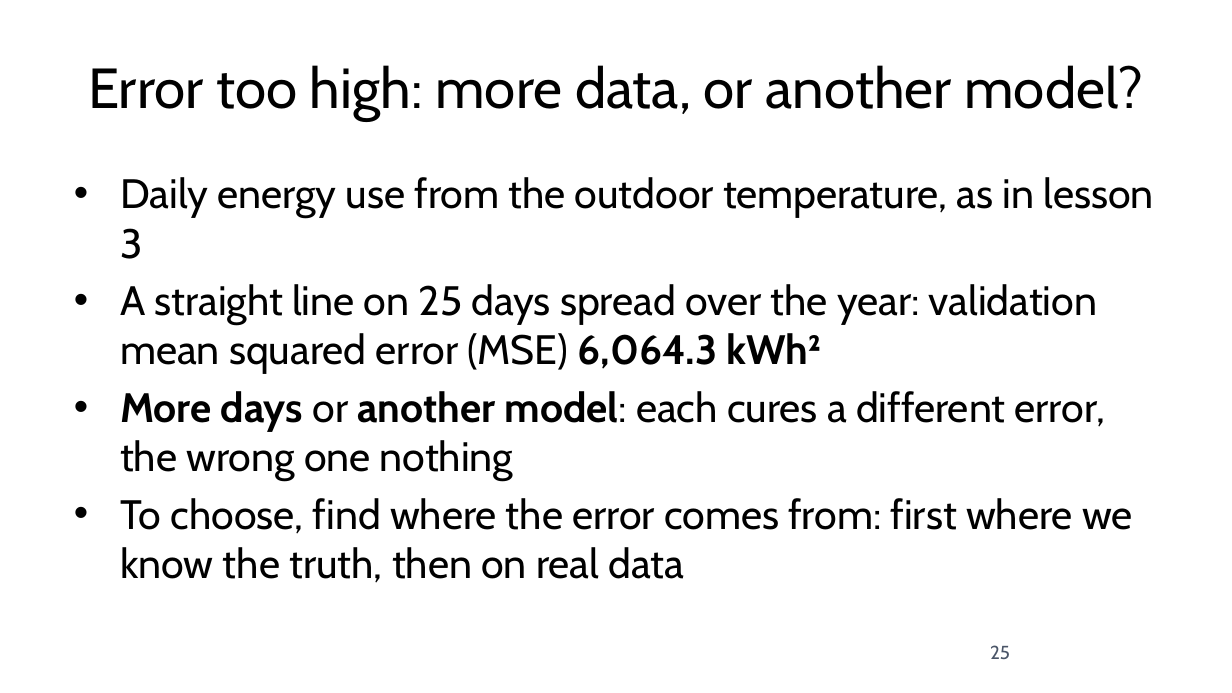
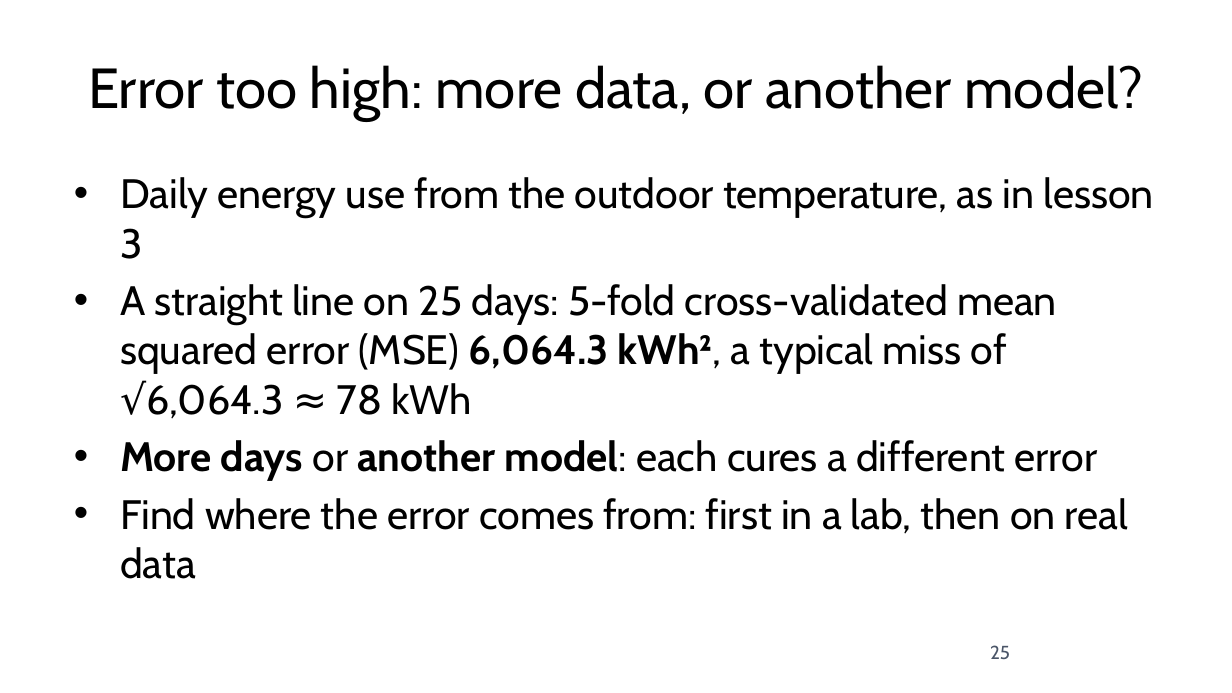
Before and after one commit to fabioantonini/technologies-for-artificial-intelligence, a slide deck: slide 25 of Lessons/05_experimental_methodology/Slides/experimental_methodology_slides.pptx. Drawn at 1232x693 pixels with LibreOffice and Linux fonts; fonts in the diff are those of the drawing; background and template pictures are left out. Boxes give left, top, right and bottom in pixels: in the first picture for what was removed or moved away, otherwise in the second. Text is boxed around its words. In the diff, an @@ line names an element or a change of style, - is before the commit and + after.

```diff
--- a/Lessons/05_experimental_methodology/Slides/experimental_methodology_slides.pptx
+++ b/Lessons/05_experimental_methodology/Slides/experimental_methodology_slides.pptx
@@ text at <box>120,284,1128,579</box>: text changed @@
-• A straight line on 25 days spread over the year: validation mean squared error (MSE) 6,064.3 kWh²
-• More days or another model: each cures a different error, the wrong one nothing
-• To choose, find where the error comes from: first where we know the truth, then on real data
+• A straight line on 25 days: 5-fold cross-validated mean squared error (MSE) 6,064.3 kWh², a typical miss of √6,064.3 ≈ 78 kWh
+• More days or another model: each cures a different error
+• Find where the error comes from: first in a lab, then on real data
```
Also in this commit, not shown: 27 other slides changed, 21 other files.
